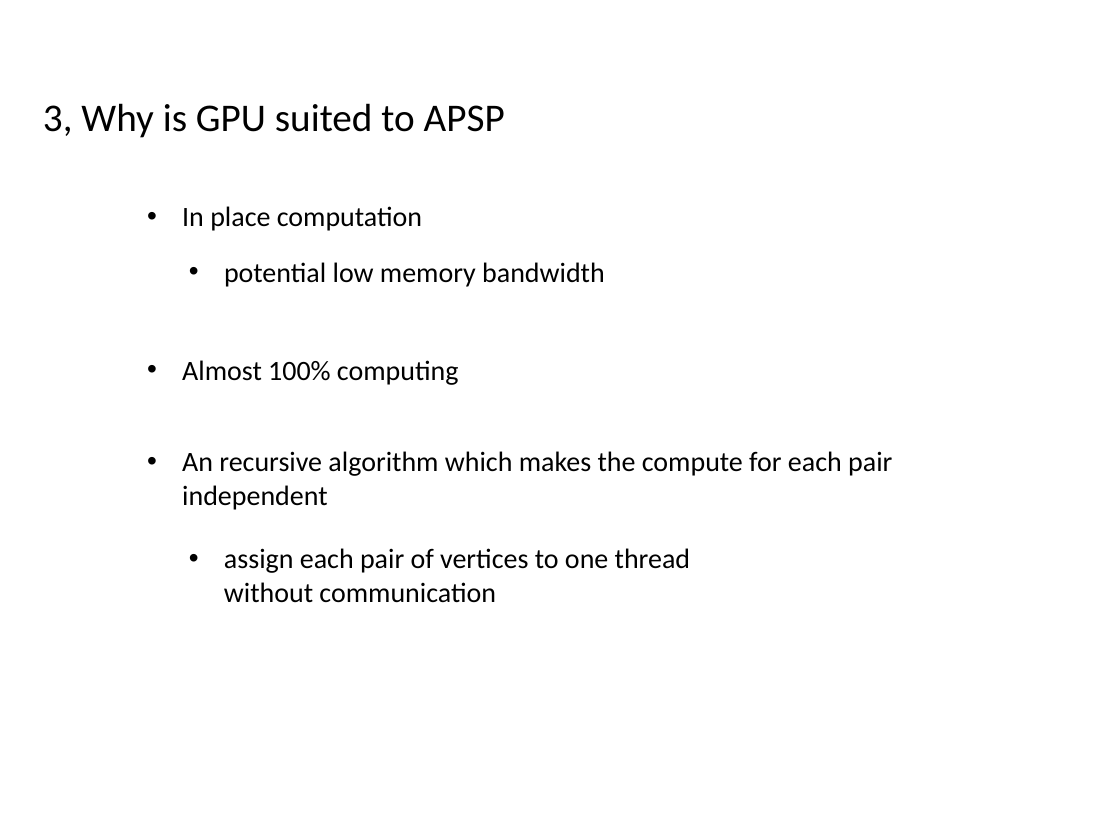
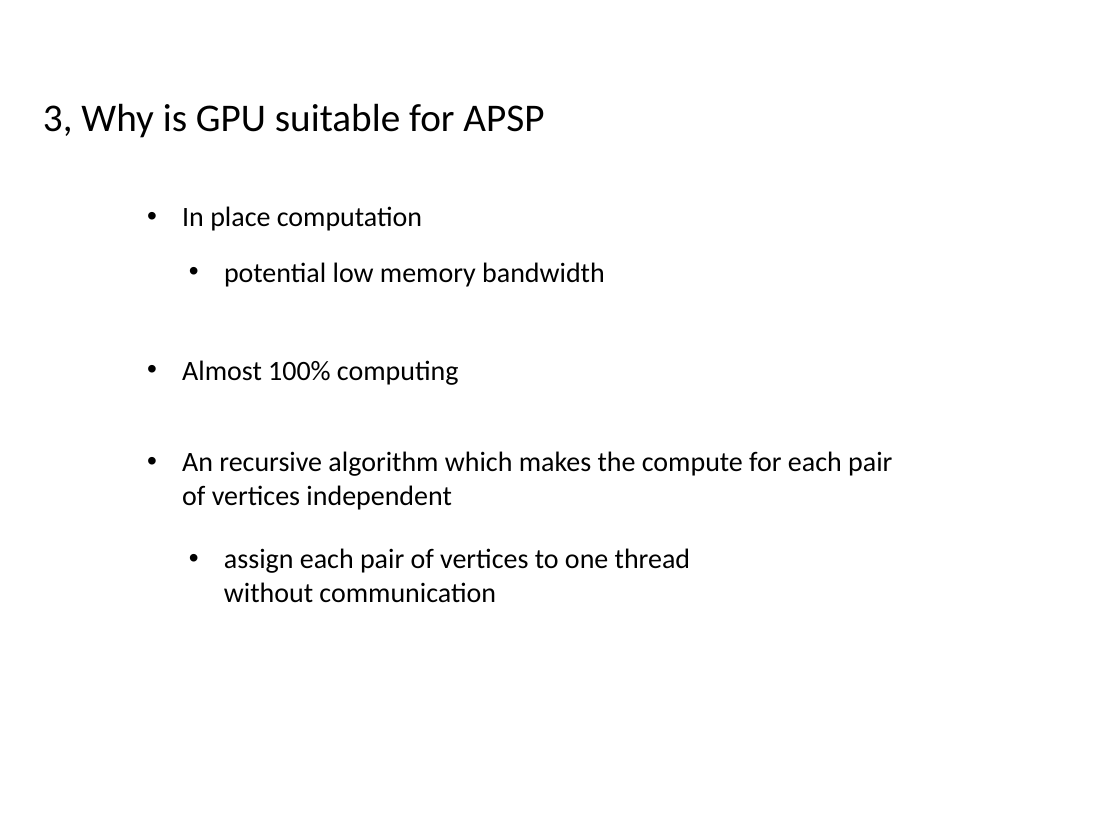
Before and after one commit to deyiaodiao/APSP_CUDA, a slide deck: slide 4 of report/CS677 Final Project.pptx. Drawn at 1120x840 pixels with LibreOffice and Linux fonts; fonts in the diff are those of the drawing. Boxes give left, top, right and bottom in pixels: in the first picture for what was removed or moved away, otherwise in the second. Text is boxed around its words. In the diff, an @@ line names an element or a change of style, - is before the commit and + after.

```diff
--- a/report/CS677 Final Project.pptx
+++ b/report/CS677 Final Project.pptx
@@ title at bbox=[43, 103, 544, 138]: text changed @@
-3, Why is GPU suited to APSP
+3, Why is GPU suitable for APSP
@@ text at bbox=[182, 451, 892, 510]: text changed @@
-• An recursive algorithm which makes the compute for each pair independent
+• An recursive algorithm which makes the compute for each pair of vertices independent
```
Also in this commit, not shown: 12 other slides changed, 1 slide added, 3 other files.
